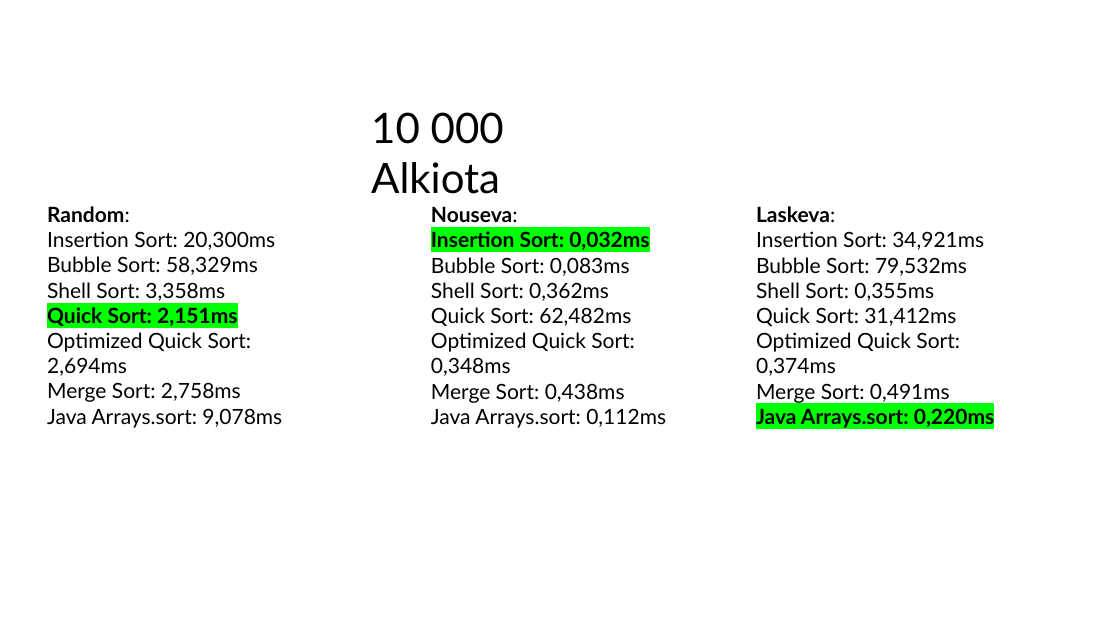
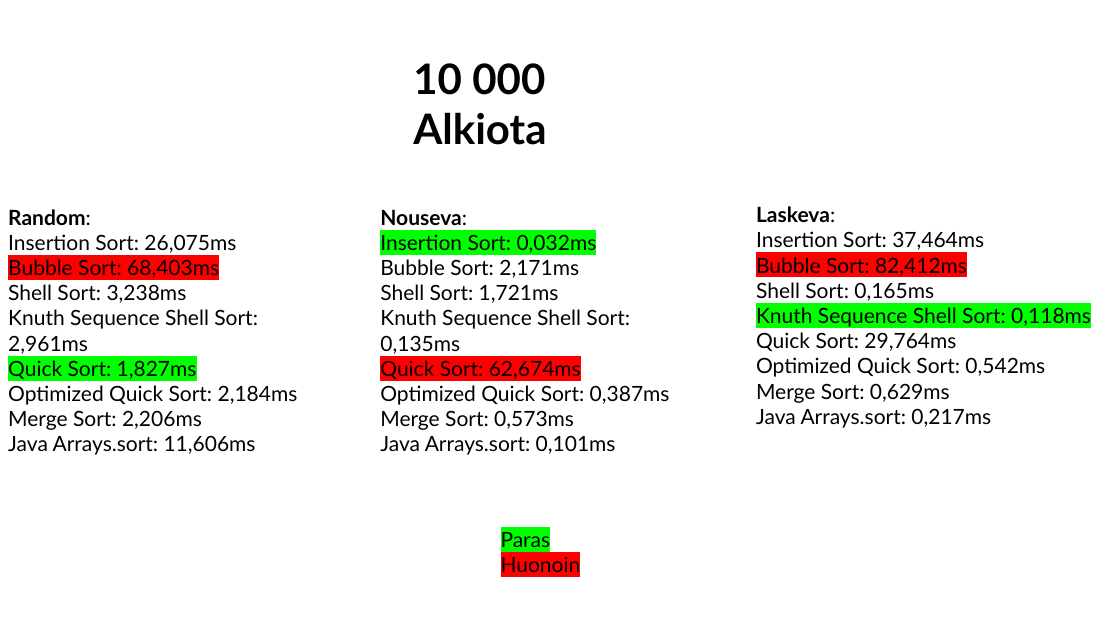
Before and after one commit to KeskinenNiilo/SortAlgorithmsJava, a slide deck: slide 1 of dokumentointi.pptx. Drawn at 1120x630 pixels with LibreOffice and Linux fonts; fonts in the diff are those of the drawing. Boxes give left, top, right and bottom in pixels: in the first picture for what was removed or moved away, otherwise in the second. Text is boxed around its words. In the diff, an @@ line names an element or a change of style, - is before the commit and + after.

```diff
--- a/dokumentointi.pptx
+++ b/dokumentointi.pptx
@@ text "10 000 Alkiota": place and size @@
-text "10 000 Alkiota" at bbox=[371, 112, 504, 194]
+text "10 000 Alkiota" at bbox=[413, 63, 546, 145]
@@ text "10 000 Alkiota" at bbox=[413, 63, 546, 145]: bold on @@
@@ text "Random:": place and size @@
-text "Random:" at bbox=[47, 206, 282, 428]
+text "Random:" at bbox=[8, 209, 298, 455]
@@ text "Nouseva:": place and size @@
-text "Nouseva:" at bbox=[431, 206, 666, 428]
+text "Nouseva:" at bbox=[380, 209, 670, 455]
@@ text at bbox=[8, 234, 298, 455]: text changed @@
-Insertion Sort: 20,300ms
-Bubble Sort: 58,329ms
-Shell Sort: 3,358ms
-Quick Sort: 2,151ms
-Optimized Quick Sort: 2,694ms
-Merge Sort: 2,758ms
-Java Arrays.sort: 9,078ms
+Insertion Sort: 26,075ms
+Bubble Sort: 68,403ms
+Shell Sort: 3,238ms
+Knuth Sequence Shell Sort: 2,961ms
+Quick Sort: 1,827ms
+Optimized Quick Sort: 2,184ms
+Merge Sort: 2,206ms
+Java Arrays.sort: 11,606ms
@@ text at bbox=[380, 232, 597, 255]: bold off in "Insertion Sort: 0,032ms" @@
@@ text at bbox=[756, 231, 1091, 428]: text changed @@
-Insertion Sort: 34,921ms
-Bubble Sort: 79,532ms
-Shell Sort: 0,355ms
-Quick Sort: 31,412ms
-Optimized Quick Sort: 0,374ms
-Merge Sort: 0,491ms
-Java Arrays.sort: 0,220ms
+Insertion Sort: 37,464ms
+Bubble Sort: 82,412ms
+Shell Sort: 0,165ms
+Knuth Sequence Shell Sort: 0,118ms
+Quick Sort: 29,764ms
+Optimized Quick Sort: 0,542ms
+Merge Sort: 0,629ms
+Java Arrays.sort: 0,217ms
@@ text at bbox=[380, 259, 670, 455]: text changed @@
-Bubble Sort: 0,083ms
-Shell Sort: 0,362ms
-Quick Sort: 62,482ms
-Optimized Quick Sort: 0,348ms
-Merge Sort: 0,438ms
-Java Arrays.sort: 0,112ms
+Bubble Sort: 2,171ms
+Shell Sort: 1,721ms
+Knuth Sequence Shell Sort: 0,135ms
+Quick Sort: 62,674ms
+Optimized Quick Sort: 0,387ms
+Merge Sort: 0,573ms
+Java Arrays.sort: 0,101ms
@@ text added at bbox=[501, 529, 581, 577], 18 pt, text #000000 @@
+Paras
+Huonoin
```
Also in this commit, not shown: 5 other slides changed, 2 slides added, 3 other files.
